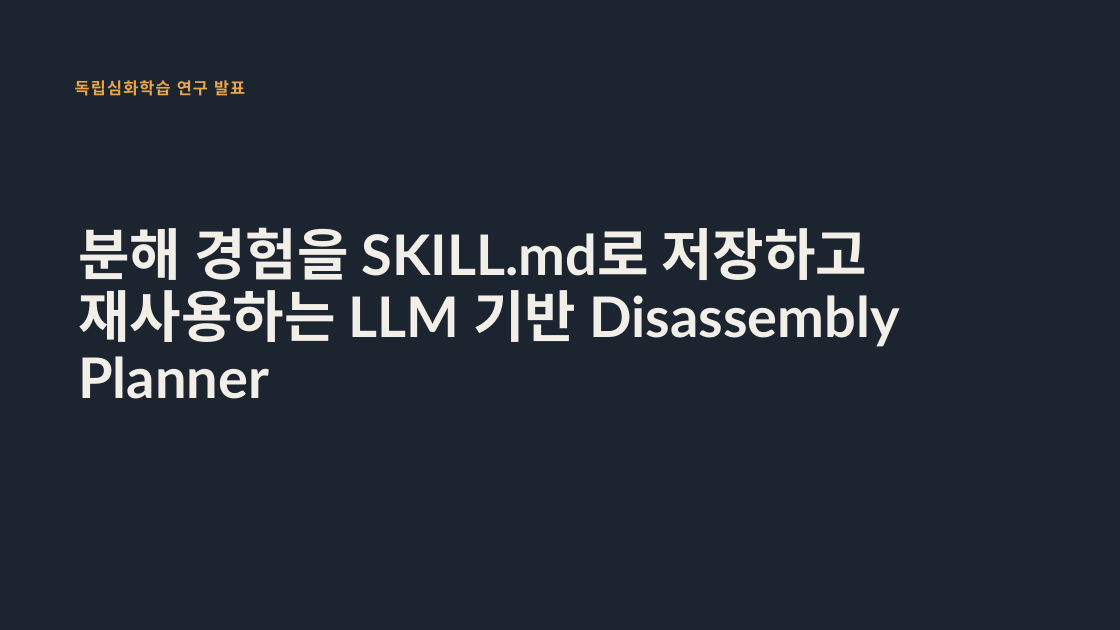
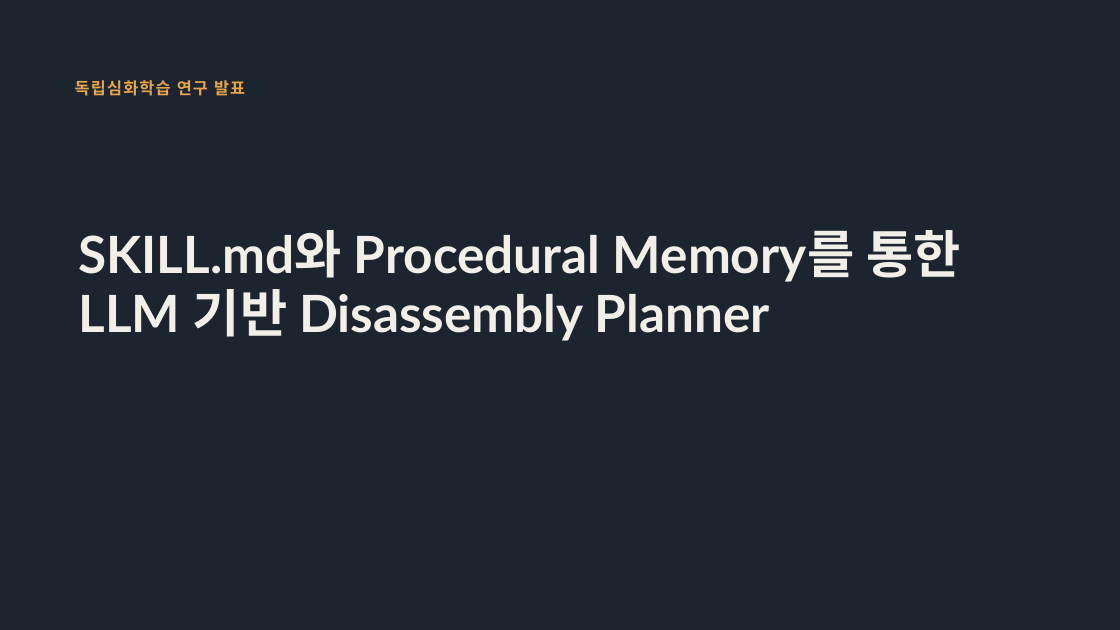
Before and after one commit to papuagigi/disassembly-planner-research, a slide deck: slide 1 of results/repair_v7_3/presentation/v7.3_발표자료.pptx. Drawn at 1120x630 pixels with LibreOffice and Linux fonts; fonts in the diff are those of the drawing. Boxes give left, top, right and bottom in pixels: in the first picture for what was removed or moved away, otherwise in the second. Text is boxed around its words. In the diff, an @@ line names an element or a change of style, - is before the commit and + after.

```diff
--- a/results/repair_v7_3/presentation/v7.3_발표자료.pptx
+++ b/results/repair_v7_3/presentation/v7.3_발표자료.pptx
@@ title at [78,230,960,341]: text changed; size 48 to 44 pt @@
-분해 경험을 SKILL.md로 저장하고 재사용하는 LLM 기반 Disassembly Planner
+SKILL.md와 Procedural Memory를 통한
+LLM 기반 Disassembly Planner
```
